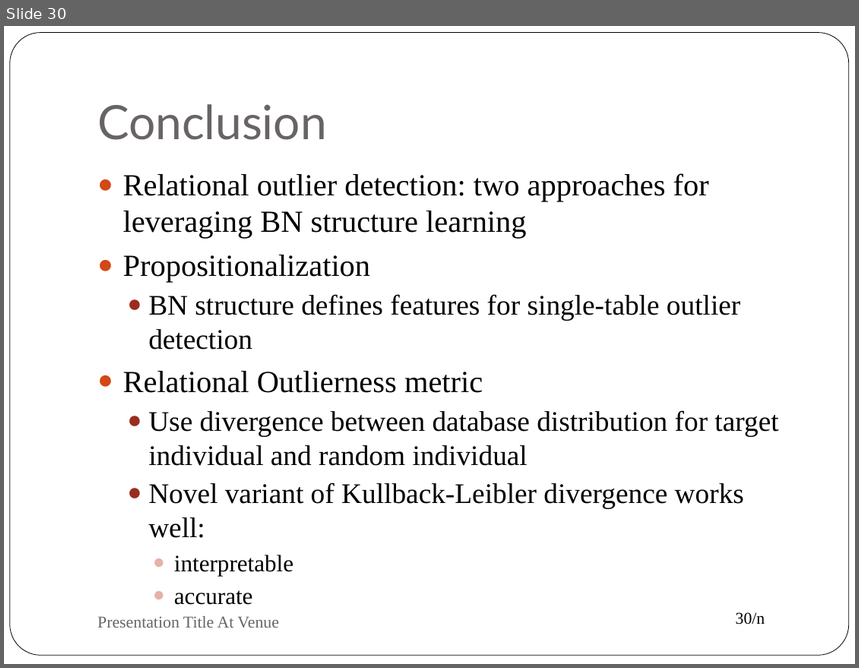
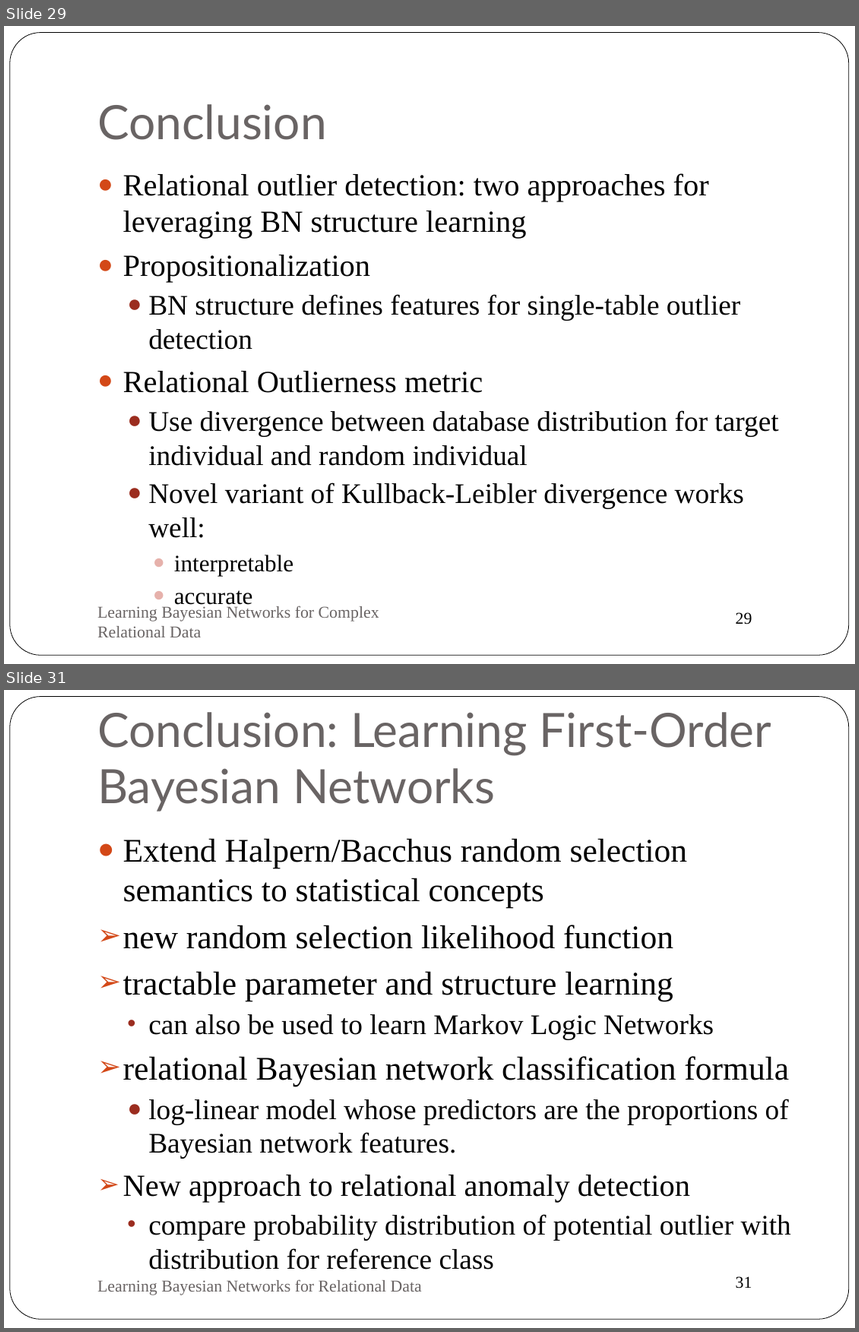
Before and after one commit to oschulte/srl-tutorial-slides, a slide deck: ch6-anomaly.pptx. Shown one above the other, each under a label of ours: slide 30 before the commit, slides 29 and 31 after it; the slides between them are not shown. The pictures are 859x668 and 859x1332 pixels, drawn with LibreOffice and Linux fonts; fonts in the diff are those of the drawing. Boxes give left, top, right and bottom in pixels: in the first picture for what was removed or moved away, otherwise in the second. Text is boxed around its words. In the diff, an @@ line names an element or a change of style, - is before the commit and + after.

Commit message:
new version of anomaly slides

```diff
--- a/ch6-anomaly.pptx
+++ b/ch6-anomaly.pptx
@@ slide 31 added at box(4, 690, 855, 1328), background #FFFFFF; not listed: 2 template elements that a slide beside it also shows @@
@@ title added at box(97, 712, 772, 812), 40 pt, text #696464 @@
+Conclusion: Learning First-Order Bayesian Networks
@@ text added at box(123, 838, 791, 1270), 24 pt, text #000000 @@
+● Extend Halpern/Bacchus random selection semantics to statistical concepts
+➢ new random selection likelihood function
+➢ tractable parameter and structure learning
+  • can also be used to learn Markov Logic Networks
+➢ relational Bayesian network classification formula
+  ● log-linear model whose predictors are the proportions of Bayesian network features.
+➢ New approach to relational anomaly detection
+  • compare probability distribution of potential outlier with distribution for reference class
@@ text added at box(97, 1280, 422, 1296), 14 pt, text #696464 @@
+Learning Bayesian Networks for Relational Data
@@ what was slide 30 is now slide 29 @@
@@ slide 29 changed as well @@
@@ text at box(97, 606, 379, 638): text changed @@
-Presentation Title At Venue
+Learning Bayesian Networks for Complex Relational Data
@@ page number at box(736, 613, 753, 625): text changed @@
-30/n
+29
```
Also in this commit, not shown: 19 other slides changed, 2 other slides added, 2 slides removed.
